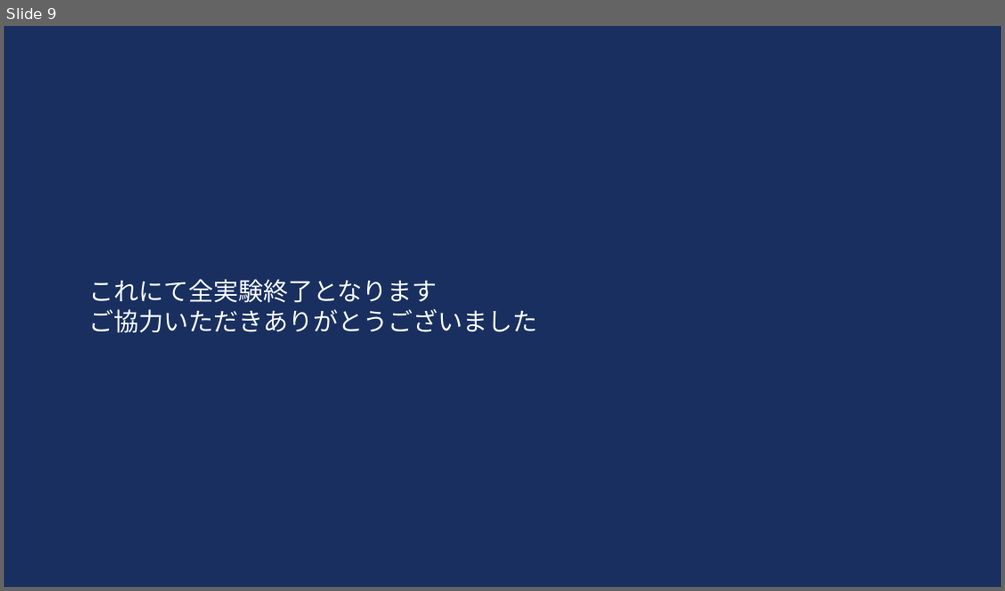
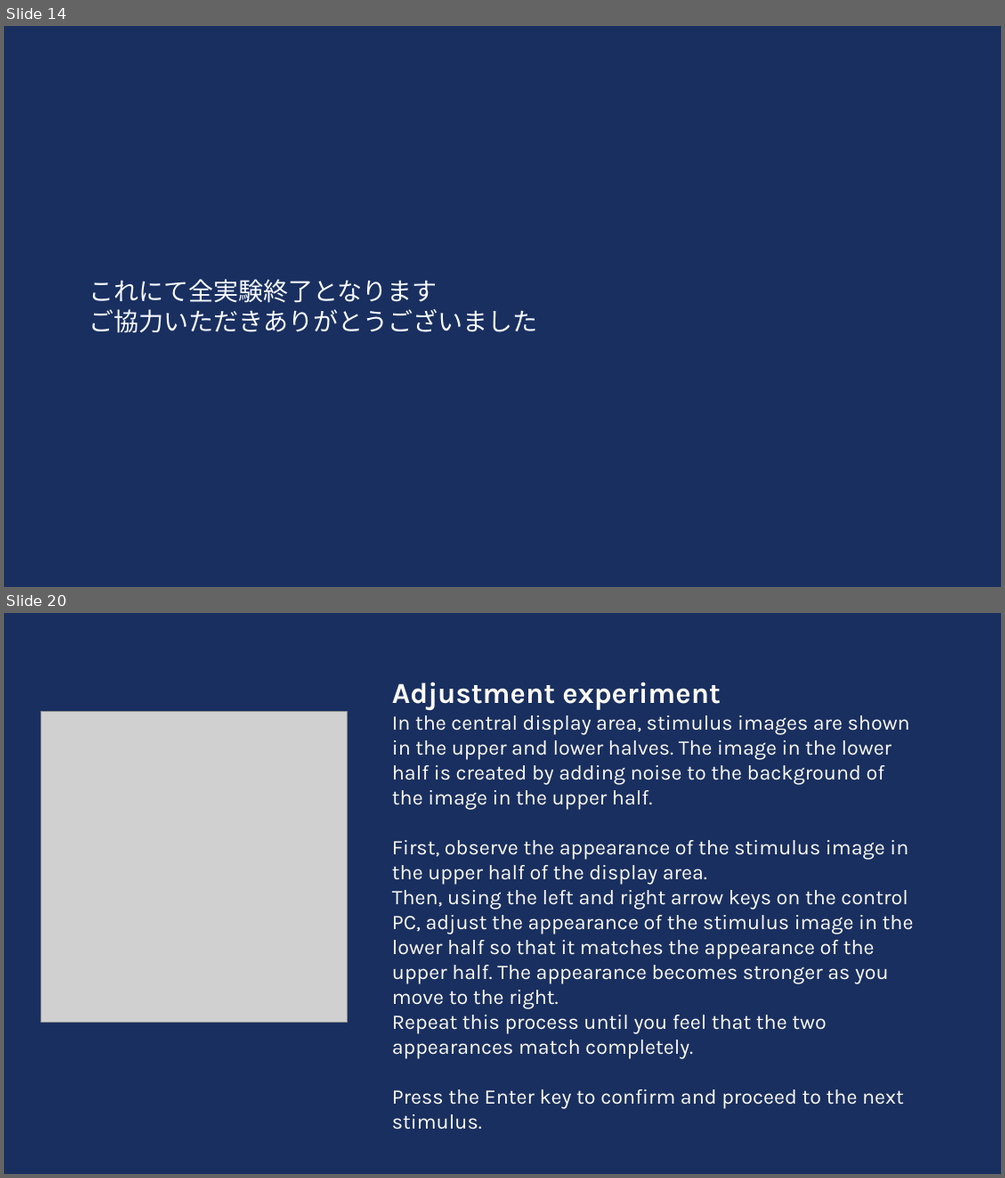
Before and after one commit to HAMADAKAZUKI2423/lab, a slide deck: tex/ethicsreview/ethics_review_visibility/別紙2評価実験説明.pptx. Shown one above the other, each under a label of ours: slide 9 before the commit, slides 14 and 20 after it; the slides between them are not shown. The pictures are 1005x591 and 1005x1178 pixels, drawn with LibreOffice and Linux fonts; fonts in the diff are those of the drawing; grey boxes stand for pictures. Boxes give left, top, right and bottom in pixels: in the first picture for what was removed or moved away, otherwise in the second. Text is boxed around its words. In the diff, an @@ line names an element or a change of style, - is before the commit and + after.

```diff
--- a/tex/ethicsreview/ethics_review_visibility/別紙2評価実験説明.pptx
+++ b/tex/ethicsreview/ethics_review_visibility/別紙2評価実験説明.pptx
@@ slide 20 added at bbox=[4, 613, 1001, 1174], background #192F60 @@
@@ text added at bbox=[392, 682, 914, 1129], 20 pt, text #FCFAF2 @@
+Adjustment experiment
+In the central display area, stimulus images are shown in the upper and lower halves. The image in the lower half is created by adding noise to the background of the image in the upper half.
+First, observe the appearance of the stimulus image in the upper half of the display area.
+Then, using the left and right arrow keys on the control PC, adjust the appearance of the stimulus image in the lower half so that it matches the appearance of the upper half. The appearance becomes stronger as you move to the right.
+Repeat this process until you feel that the two appearances match completely.
+Press the Enter key to confirm and proceed to the next stimulus.
@@ picture added at bbox=[40, 712, 347, 1022] @@
@@ what was slide 9 is now slide 14 @@
```
Also in this commit, not shown: 5 slides changed, 16 other slides added.
